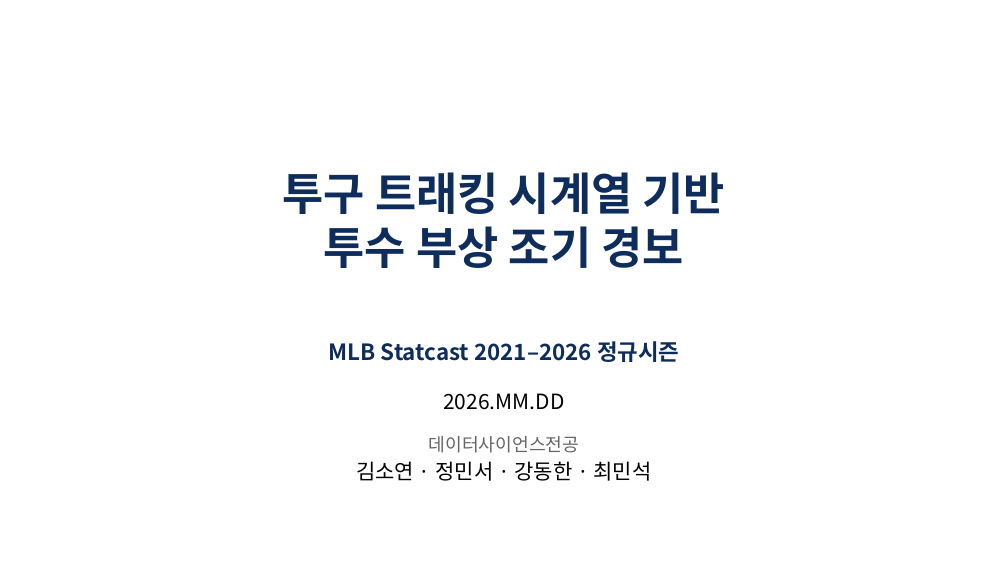
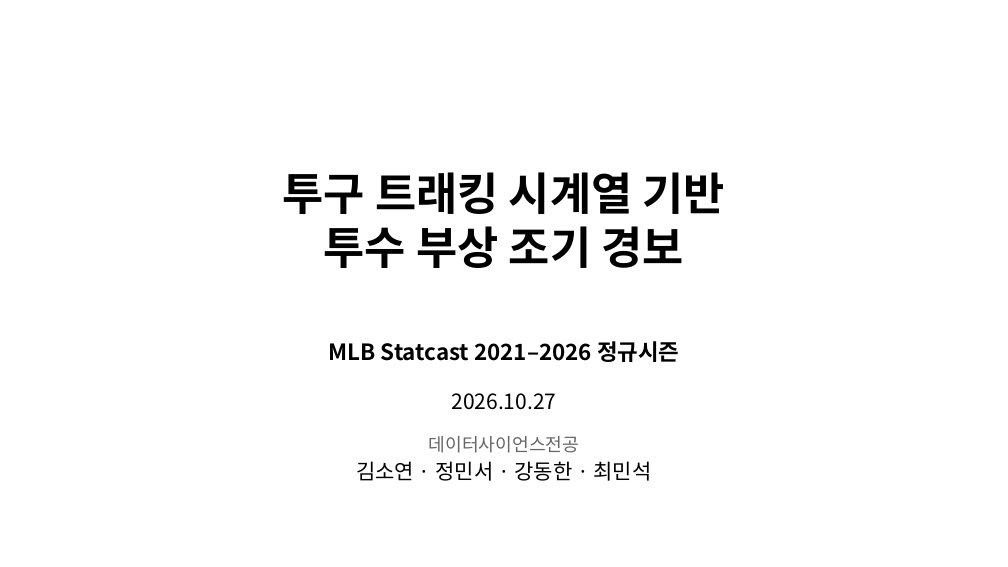
Before and after one commit to chirisjmmm/timeseries, a slide deck: slide 1 of presentation/투수부상_조기경보_제안발표_KO.pptx. Drawn at 1008x567 pixels with LibreOffice and Linux fonts; fonts in the diff are those of the drawing; background and template pictures are left out. Boxes give left, top, right and bottom in pixels: in the first picture for what was removed or moved away, otherwise in the second. Text is boxed around its words. In the diff, an @@ line names an element or a change of style, - is before the commit and + after.

```diff
--- a/presentation/투수부상_조기경보_제안발표_KO.pptx
+++ b/presentation/투수부상_조기경보_제안발표_KO.pptx
@@ title "투구 트래킹 시계열 기반" at (282, 172, 725, 268): text colour #0F2D5C to #000000 @@
@@ text at (329, 341, 679, 362): text colour #0F2D5C to #000000 in "MLB Statcast 2021–2026 정규시즌" @@
@@ text at (452, 393, 557, 410): text changed @@
-2026.MM.DD
+2026.10.27
```
Also in this commit, not shown: 17 other slides changed, 3 slides removed, 1 other file.
